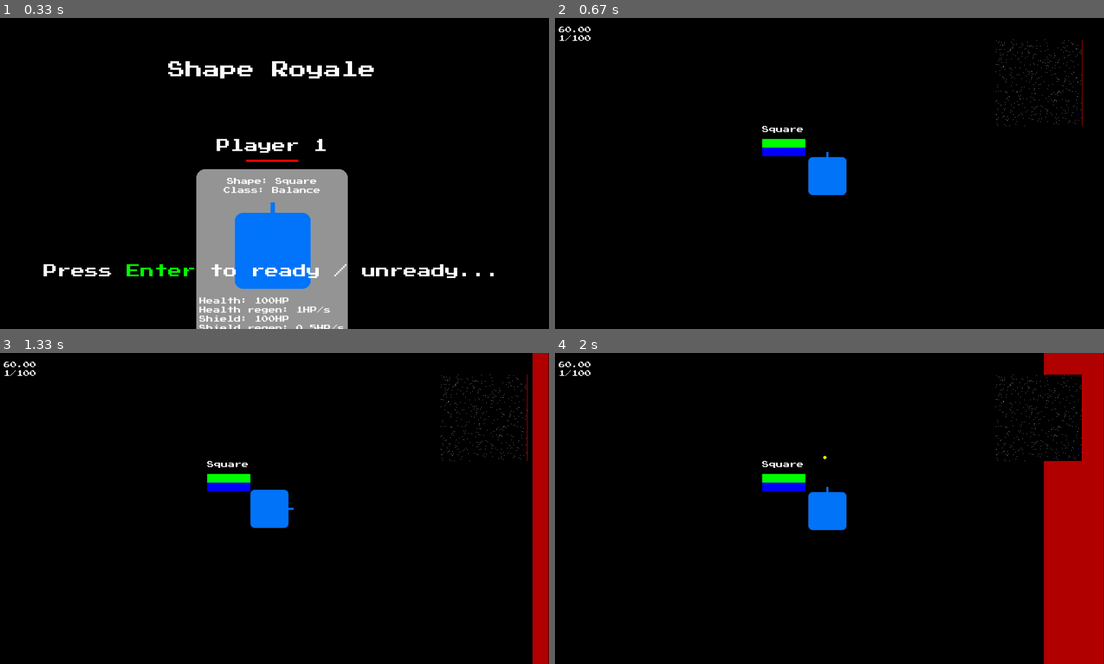
Above: before the commit, frames 1-4 (two rows, left to right).
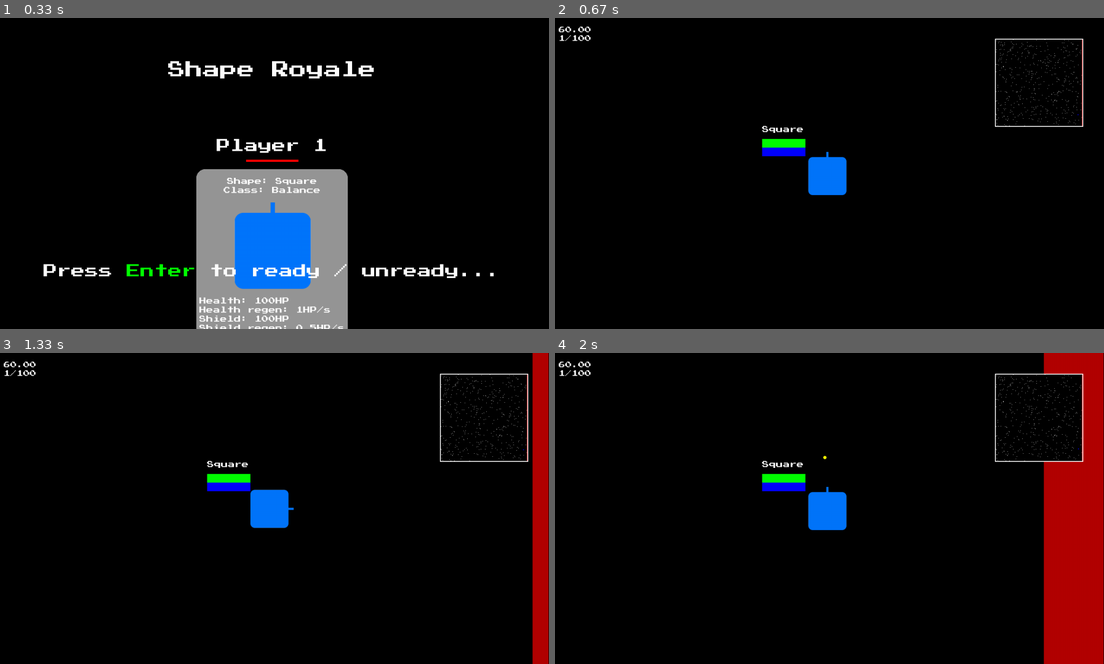
Above: after the commit, the same moments.

Repository: CaptainDeathead/ShapeRoyale
Game: pygame game, started from main.py
Two runs of this game, one before a commit and one after it. Both use one fixed random seed, a clock stepped at 60 frames per second and the inputs below.
Inputs:
- Up to frame 1 (0.33 s): no input
- Up to frame 2 (0.67 s): tap Enter at 0.33 s
- Up to frame 3 (1.33 s): tap Space at 0.67, 1.07 s; hold Right from 1 s (still down)
- Up to frame 4 (2 s): tap Space at 1.37, 1.57, 1.87 s; release Right at 1.47 s; hold Up 1.5-1.97 s

Frame 1 is identical in both runs. In frame 2, 0.4% of the frame differs, in the area x 80-97%, y 6-36%; in frame 3, 0.4%; in frame 4, 0.4%.

Commit message:
Sounds, slightly less wall edging in the bots

Diff:
--- a/main.py
+++ b/main.py
@@ -356,7 +356,14 @@
         self.players = self.generate_players()
         self.powerups = self.generate_powerups()
 
-        #self.players[0].max_speed = 100
+        self.sounds = {
+            "hitHurt": pg.Sound("../ShapeRoyale/Data/assets/Sounds/hitHurt.wav"),
+            "laserShoot": pg.Sound("../ShapeRoyale/Data/assets/Sounds/laserShoot.wav"),
+            "powerUp": pg.Sound("../ShapeRoyale/Data/assets/Sounds/powerUp.wav"),
+        }
+        self.sounds["hitHurt"].set_volume(0.75)
+        self.sounds["laserShoot"].set_volume(0.75)
+        self.sounds["powerUp"].set_volume(0.75)
 
         self.powerup_sections = [(i*self.POWERUP_SECTION_SIZE, (i+1)*self.POWERUP_SECTION_SIZE) for i in range(self.NUM_POWERUP_SECTIONS)]
         self.powerup_section_index = 0
@@ -374,7 +381,10 @@
 
     @property
     def player(self) -> Player:
-        return self.players[self.spectator_index]
+        try:
+            return self.players[self.spectator_index]
+        except:
+            return self.players[0]
 
     def generate_safezone_phases(self, num_phases: int) -> None:
         phase_config = {}
@@ -499,7 +509,8 @@
                 elif keys[pg.K_LEFT]: self.player.move_left(dt)
 
                 if keys[pg.K_SPACE]:
-                    self.player.shoot()
+                    if self.player.shoot():
+                        self.sounds["laserShoot"].play()
 
                 elif keys[pg.K_LSHIFT]:
                     if self.player.showing_powerup_popup:
@@ -530,12 +541,12 @@
                     if player == self.player:
                         bullet.draw(self.screen, self.player)
 
-                    #if i == 0:
-                    #    bullet.move(dt)
-
                     if bullet.parent == player: continue
 
                     if player.global_rect.colliderect(bullet.rect):
+                        if player == self.player:
+                            self.sounds["hitHurt"].play()
+
                         bullet.hit(player)
                         bullets_to_remove.append(bullet)
 
@@ -556,7 +567,6 @@
                 close_powerups = []
                 closest_powerup = None
                 closest_dist = float('inf')
-                #for powerup in self.powerups[self.powerup_sections[self.powerup_section_index][0]:self.powerup_sections[self.powerup_section_index][1]]:
                 for y_offset in range(-1, 2):
                     y_tile = min(self.NUM_POWERUP_SECTIONS - 1, max(0, floor(player.y / self.POWERUP_SECTION_SIZE) + y_offset))
                     for x_offset in range(-1, 2):
@@ -568,7 +578,12 @@
                             #powerup_dist = dist((powerup.x, powerup.y), (player.x, player.y))
                             powerup_dist = sqrt(powerup_dist_x ** 2 + powerup_dist_y ** 2)
 
+                            if powerup_dist > 2000: continue
+
                             if powerup_dist <= player.rect.w:
+                                if player == self.player:
+                                    self.sounds["powerUp"].play()
+
                                 self.powerup_grid[floor(powerup.y / self.POWERUP_SECTION_SIZE)][floor(powerup.x / self.POWERUP_SECTION_SIZE)].remove(powerup)
                                 powerup.pickup(player)
                             else:
@@ -600,17 +615,11 @@
                     top_wall += self.WIDTH / 2
                     bottom_wall += self.WIDTH / 2
 
-                    #x_walls_dist = max(-1, min(1, (player.x - self.safezone.left_wall + self.WIDTH / 2) / (self.safezone.right_wall - self.safezone.left_wall + 0.00000000000000000001) * 2 - 1))
-                    #y_walls_dist = max(-1, min(1, (player.y - self.safezone.top_wall + self.HEIGHT / 2) / (self.safezone.bottom_wall - self.safezone.top_wall + 0.00000000000000000001) * 2 - 1))
-
                     right_wall_dist = max(0, min(1, (player.x - self.safezone.left_wall + self.WIDTH / 2) / (self.safezone.right_wall - self.safezone.left_wall + 0.00000000000000000001)))
                     left_wall_dist = 1 - right_wall_dist
                     bottom_wall_dist = max(0, min(1, (player.y - self.safezone.top_wall + self.HEIGHT / 2) / (self.safezone.bottom_wall - self.safezone.top_wall + 0.00000000000000000001)))
                     top_wall_dist = 1 - bottom_wall_dist
 
-                    #if i == self.spectator_index:
-                    #    print(round(top_wall_dist, 2), round(bottom_wall_dist, 6))
-
                     danger = max(left_wall_dist, right_wall_dist, top_wall_dist, bottom_wall_dist)
 
                     player.ai_move(dt, (left_wall_dist, right_wall_dist, top_wall_dist, bottom_wall_dist), closest_powerup, closest_player, closest_bullet)
@@ -638,6 +647,8 @@
             pg.draw.rect(self.minimap_surf, (255, 0, 0), (0, (self.safezone.bottom_wall + self.HEIGHT / 2) / self.MAP_SIZE * 200, 200, 200))
 
             pg.draw.rect(self.minimap_surf, (0, 0, 255), (self.player.x / self.MAP_SIZE * 200 - 1, self.player.y / self.MAP_SIZE * 200 - 1, 2, 2))
+
+            pg.draw.rect(self.screen, (255, 255, 255), (self.WIDTH - 252, 48, 204, 204), width=2)
             self.screen.blit(self.minimap_surf, (self.WIDTH - 250, 50))
 
             if self.spectating:
@@ -650,6 +661,8 @@
             if self.powerup_section_index >= self.NUM_POWERUP_SECTIONS: self.powerup_section_index = 0
 
             self.spectator_index = min(self.spectator_index, max(0, len(self.players)-1))
+            if self.spectator_index < 0:
+                self.spectator_index = 0
 
             pg.display.flip()
 
--- a/shape.py
+++ b/shape.py
@@ -241,7 +241,7 @@
             if not action_taken:
                 position_x()
 
-    def shoot(self) -> None:
+    def shoot(self) -> bool:
         if time() - self.last_shoot_time >= 1 / self.firerate:
             self.last_shoot_time = time()
 
@@ -252,6 +252,8 @@
                 case 270: bullet_vel = [self.max_speed * (self.bullet_speed + 1) / 2.5, 0]
 
             self.bullets.append(Bullet(self, self.x, self.y, bullet_vel, self.damage, self.damage_growth, self.poison_damage, self.penetration, self.lifesteal, self.bullet_img))
+            return True
+        return False
 
     def fight_player(self, dt: float, closest_player: Player) -> None:
         dx = closest_player.x - self.x
@@ -310,12 +312,18 @@
             if abs(wall_distance) > 0.005: continue
 
             match i:
-                case 0: self.move_left(dt)
-                case 1: self.move_right(dt)
-                case 2: self.move_up(dt)
-                case 3: self.move_down(dt)
-
-            self.target = (randint(0, self.map_size), randint(0, self.map_size))
+                case 0:
+                    self.move_left(dt)
+                    self.target = (self.x, randint(0, self.map_size))
+                case 1:
+                    self.move_right(dt)
+                    self.target = (self.x, randint(0, self.map_size))
+                case 2:
+                    self.move_up(dt)
+                    self.target = (randint(0, self.map_size), self.y)
+                case 3:
+                    self.move_down(dt)
+                    self.target = (randint(0, self.map_size), self.y)
             return
 
         if player_dist < 1000:
Not shown, added: Data/assets/Sounds/hitHurt.wav
Not shown, added: Data/assets/Sounds/laserShoot.wav
Not shown, added: Data/assets/Sounds/powerUp.wav
